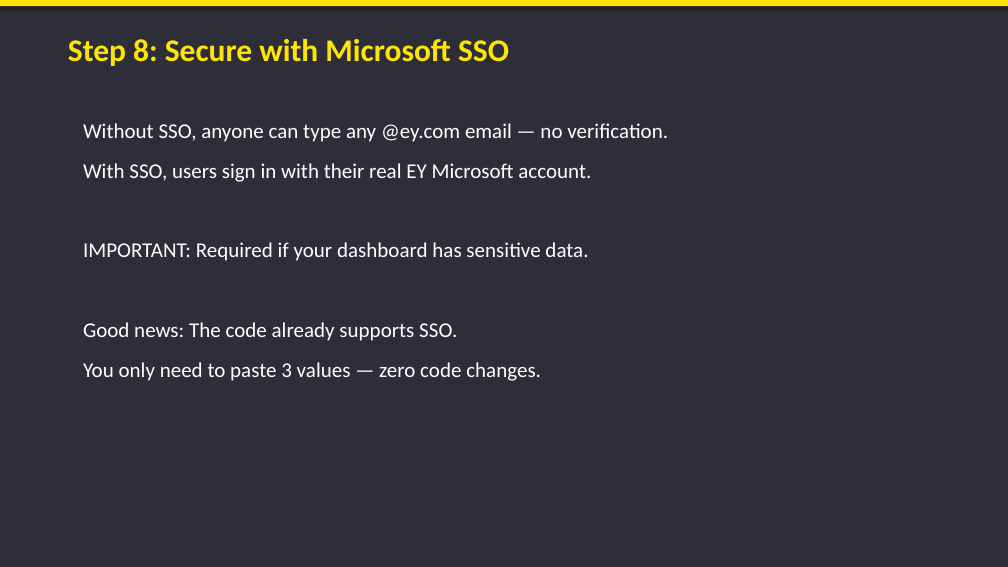
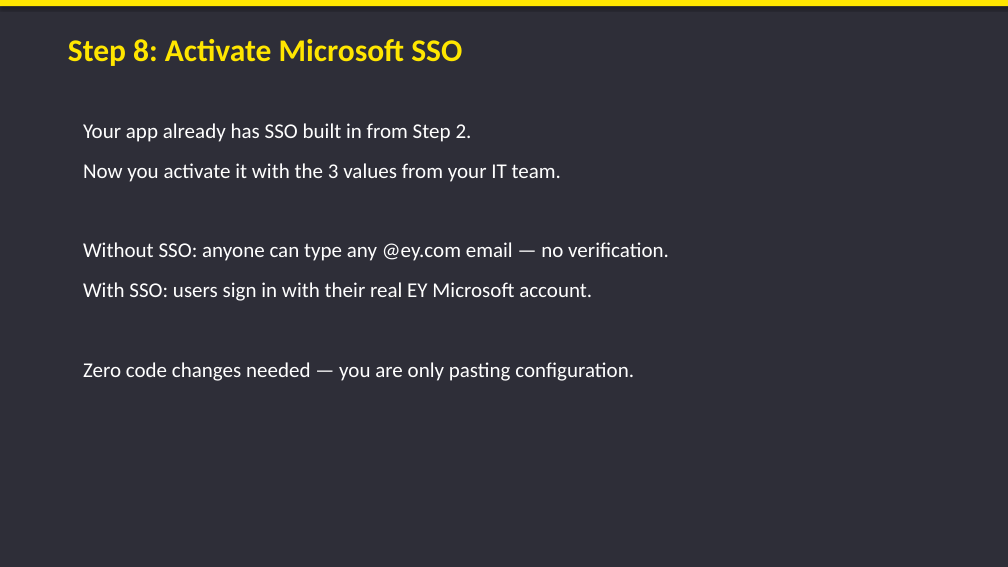
Before and after one commit to JustinDGold/Factory-Dashboard-demo, a slide deck: slide 12 of Factory_AI_Dashboard_Guide.pptx (slide 11 before the commit). Drawn at 1008x567 pixels with LibreOffice and Linux fonts; fonts in the diff are those of the drawing. Boxes give left, top, right and bottom in pixels: in the first picture for what was removed or moved away, otherwise in the second. Text is boxed around its words. In the diff, an @@ line names an element or a change of style, - is before the commit and + after.

```diff
--- a/Factory_AI_Dashboard_Guide.pptx
+++ b/Factory_AI_Dashboard_Guide.pptx
@@ text at (68, 39, 462, 66): text changed @@
-Step 8: Secure with Microsoft SSO
+Step 8: Activate Microsoft SSO
@@ text at (83, 123, 669, 381): text changed @@
-Without SSO, anyone can type any @ey.com email — no verification.
-With SSO, users sign in with their real EY Microsoft account.
-IMPORTANT: Required if your dashboard has sensitive data.
-Good news: The code already supports SSO.
-You only need to paste 3 values — zero code changes.
+Your app already has SSO built in from Step 2.
+Now you activate it with the 3 values from your IT team.
+Without SSO: anyone can type any @ey.com email — no verification.
+With SSO: users sign in with their real EY Microsoft account.
+Zero code changes needed — you are only pasting configuration.
```
Also in this commit, not shown: 5 other slides changed, 1 slide added, 3 other files.
